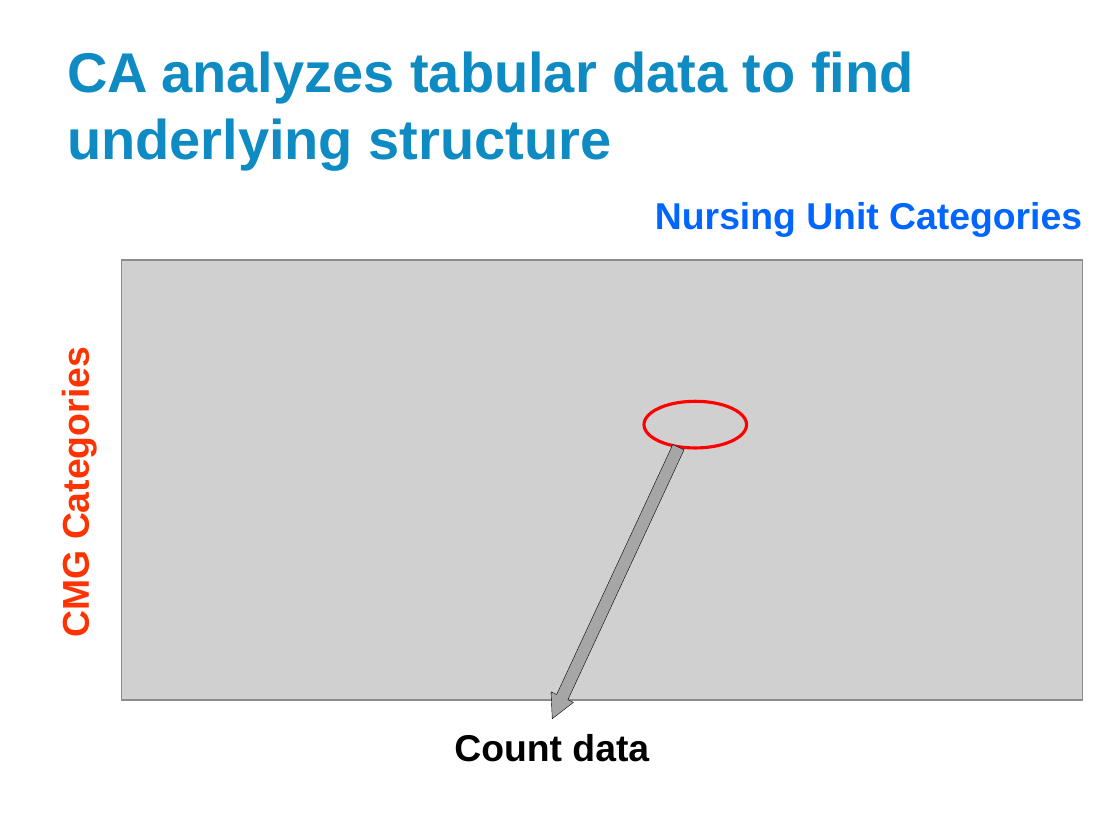
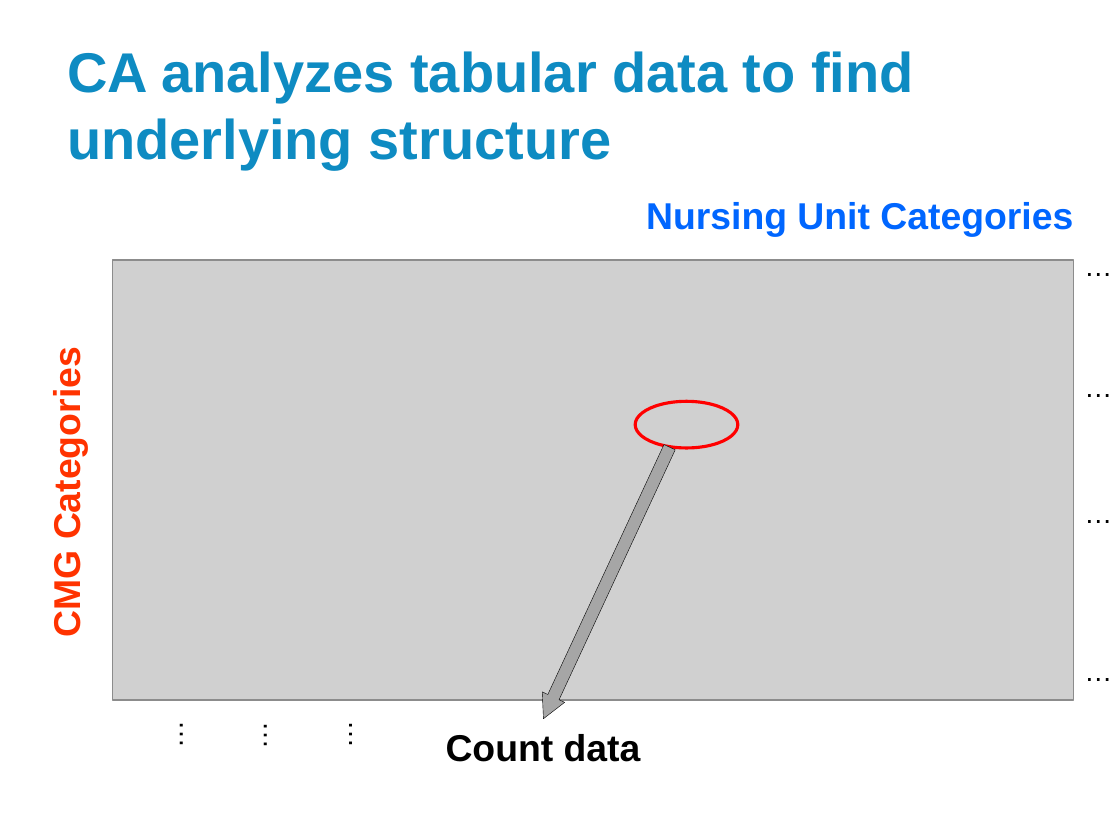
Before and after one commit to nayefahmad/2017.09.21-Exploring-correspondence-analysis, a slide deck: slide 3 of results/2017-09-22_Correspondence-analysis-for-nursing-unit-similarity.pptx. Drawn at 1120x840 pixels with LibreOffice and Linux fonts; fonts in the diff are those of the drawing; grey boxes stand for pictures; background and template pictures are left out. Boxes give left, top, right and bottom in pixels: in the first picture for what was removed or moved away, otherwise in the second. Text is boxed around its words. In the diff, an @@ line names an element or a change of style, - is before the commit and + after.

Commit message:
intro to smoke data

```diff
--- a/results/2017-09-22_Correspondence-analysis-for-nursing-unit-similarity.pptx
+++ b/results/2017-09-22_Correspondence-analysis-for-nursing-unit-similarity.pptx
@@ text added at box(1073, 243, 1120, 288), 18 pt, text #000000 @@
+…
@@ text added at box(1073, 364, 1120, 409), 18 pt, text #000000 @@
+…
@@ 3 texts, 1 picture, 1 ellipse, 1 up arrow: place and size @@
-3 texts, 1 picture, 1 ellipse, 1 up arrow at box(55, 202, 1082, 762)
+3 texts, 1 picture, 1 ellipse, 1 up arrow at box(46, 202, 1073, 762)
@@ text added at box(1073, 491, 1120, 535), 18 pt, text #000000 @@
+…
@@ text added at box(1073, 648, 1120, 693), 18 pt, text #000000 @@
+…
@@ text added at box(167, 710, 212, 760), 18 pt, text #000000 @@
+…
@@ text added at box(251, 711, 296, 761), 18 pt, text #000000 @@
+…
@@ text added at box(338, 710, 382, 760), 18 pt, text #000000 @@
+…
```
Also in this commit, not shown: 1 other slide changed, 4 slides added, 4 slides removed.
